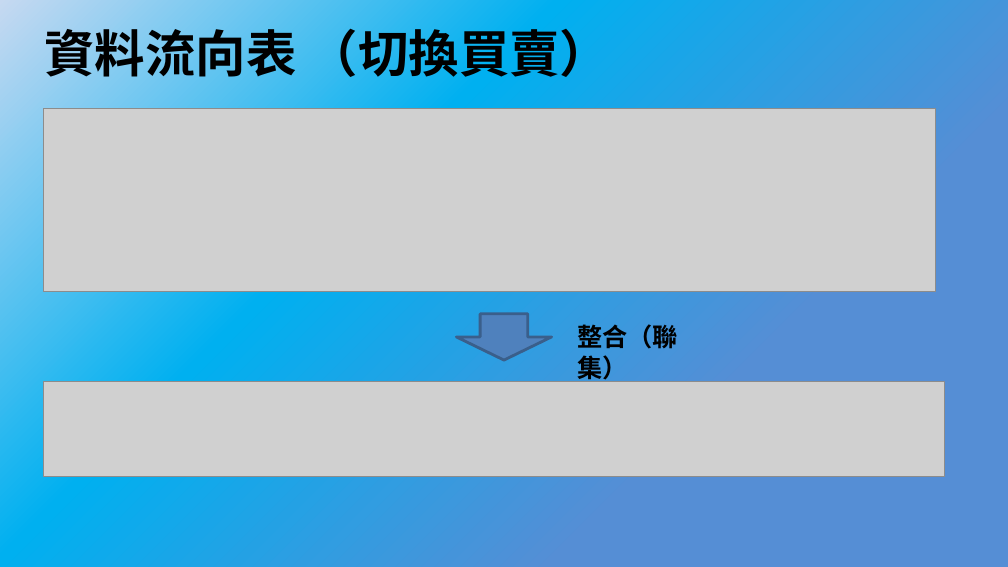
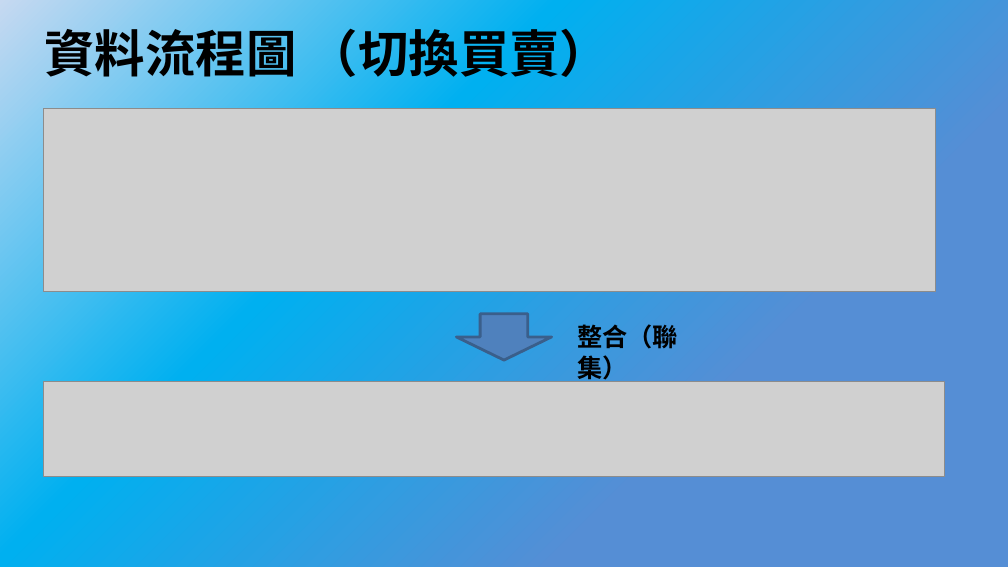
Before and after one commit to bnuby/Mobile-Application-Software, a slide deck: slide 10 of 系統分析/系統分析期中報告.pptx (slide 11 before the commit). Drawn at 1008x567 pixels with LibreOffice and Linux fonts; fonts in the diff are those of the drawing; grey boxes stand for pictures. Boxes give left, top, right and bottom in pixels: in the first picture for what was removed or moved away, otherwise in the second. Text is boxed around its words. In the diff, an @@ line names an element or a change of style, - is before the commit and + after.

```diff
--- a/系統分析/系統分析期中報告.pptx
+++ b/系統分析/系統分析期中報告.pptx
@@ title at box(44, 21, 610, 85): text changed @@
-資料流向表 （切換買賣）
+資料流程圖 （切換買賣）
```
Also in this commit, not shown: 11 other slides changed, 1 slide removed, 5 other files.
